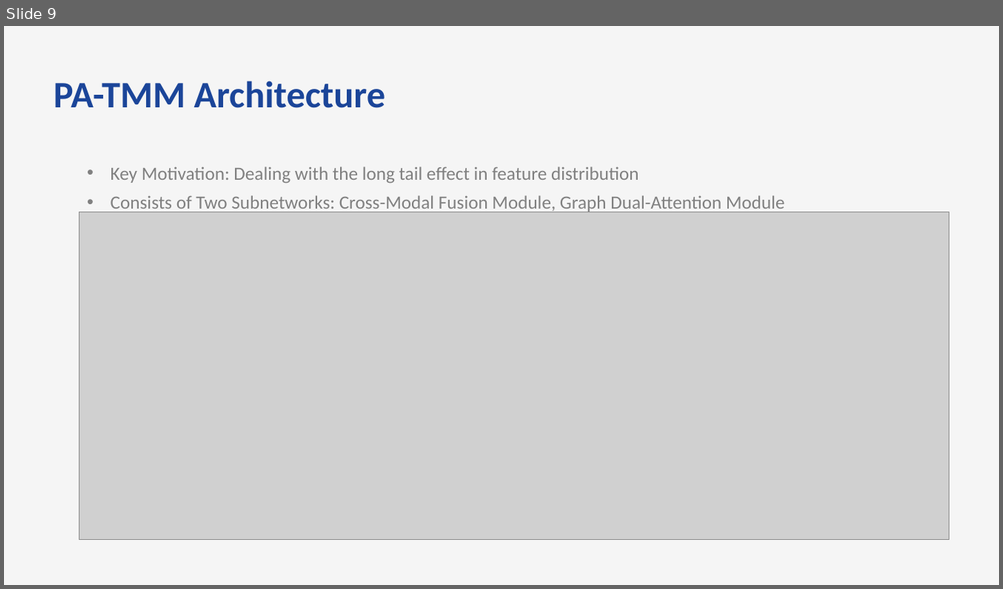
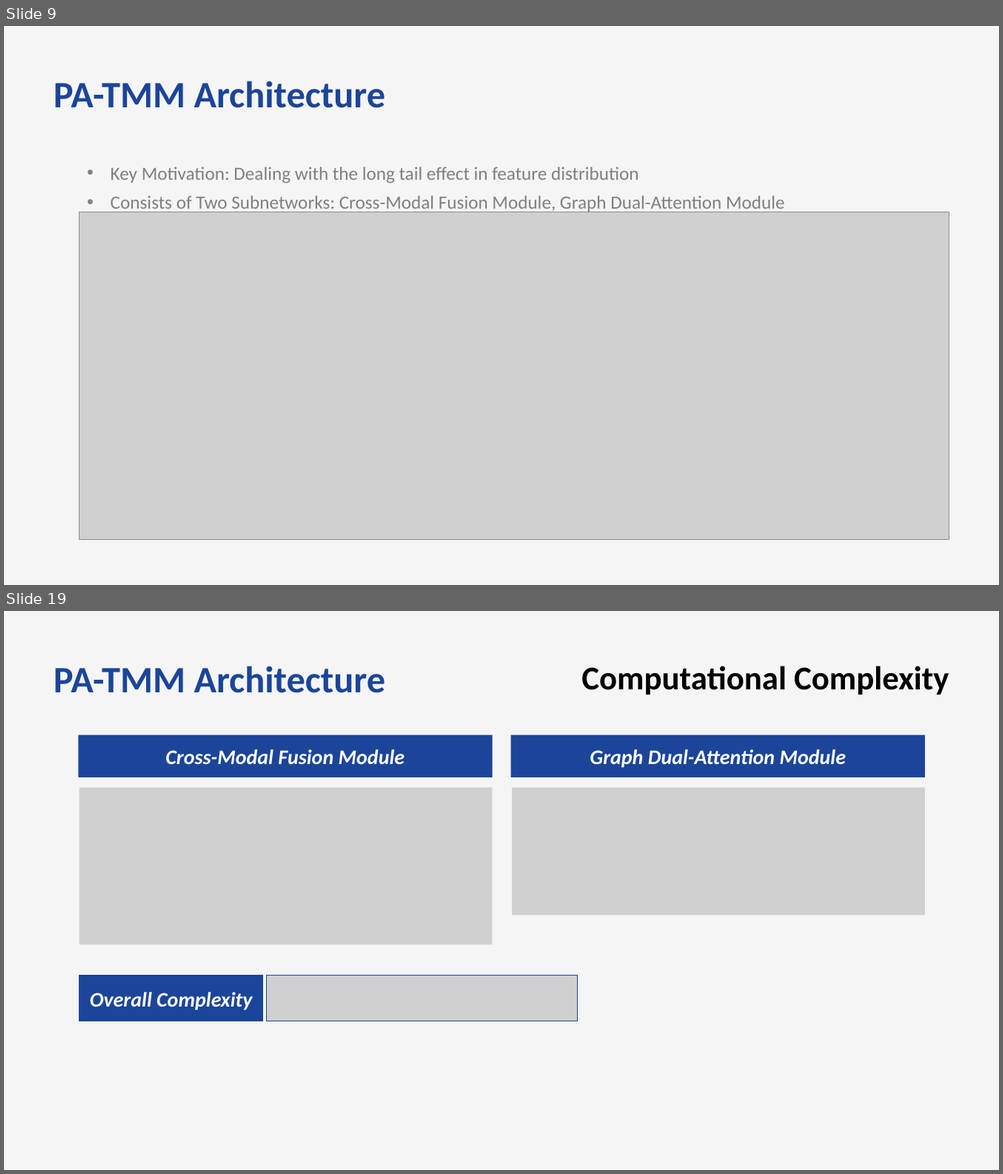
Before and after one commit to bts1991/study, a slide deck: 논문 Review/Others/paper_review.pptx. Shown one above the other, each under a label of ours: slide 9 before the commit, slides 9 and 19 after it; the slides between them are not shown. The pictures are 1003x589 and 1003x1174 pixels, drawn with LibreOffice and Linux fonts; fonts in the diff are those of the drawing; grey boxes stand for pictures. Boxes give left, top, right and bottom in pixels: in the first picture for what was removed or moved away, otherwise in the second. Text is boxed around its words. In the diff, an @@ line names an element or a change of style, - is before the commit and + after.

```diff
--- a/논문 Review/Others/paper_review.pptx
+++ b/논문 Review/Others/paper_review.pptx
@@ slide 19 added at [4,611,999,1170], background #F5F5F5 @@
@@ text added at [54,666,386,693], 36 pt, text #1B4599, bold @@
+PA-TMM Architecture
@@ text added at [581,666,948,695], 32 pt, text #000000, bold @@
+Computational Complexity
@@ rectangle added at [78,735,492,777], fill #1B4599, 20 pt, text #FFFFFF, bold, italic @@
+Cross-Modal Fusion Module
@@ rectangle added at [511,735,925,777], fill #1B4599, 20 pt, text #FFFFFF, bold, italic @@
+Graph Dual-Attention Module
@@ picture added at [79,788,492,945] @@
@@ picture added at [512,788,925,915] @@
@@ rectangle added at [79,976,263,1022], fill #1B4599, outline #1B4599 0.75 pt, 20 pt, text #FFFFFF, bold, italic @@
+Overall Complexity
@@ picture added at [267,976,578,1022] @@
```
Also in this commit, not shown: 9 slides changed, 7 other slides added.
